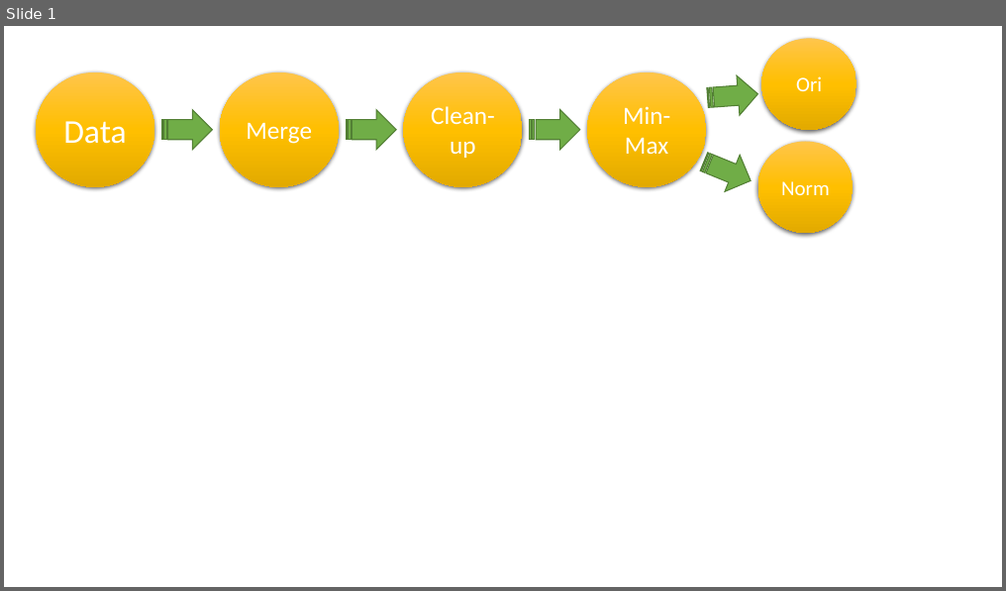
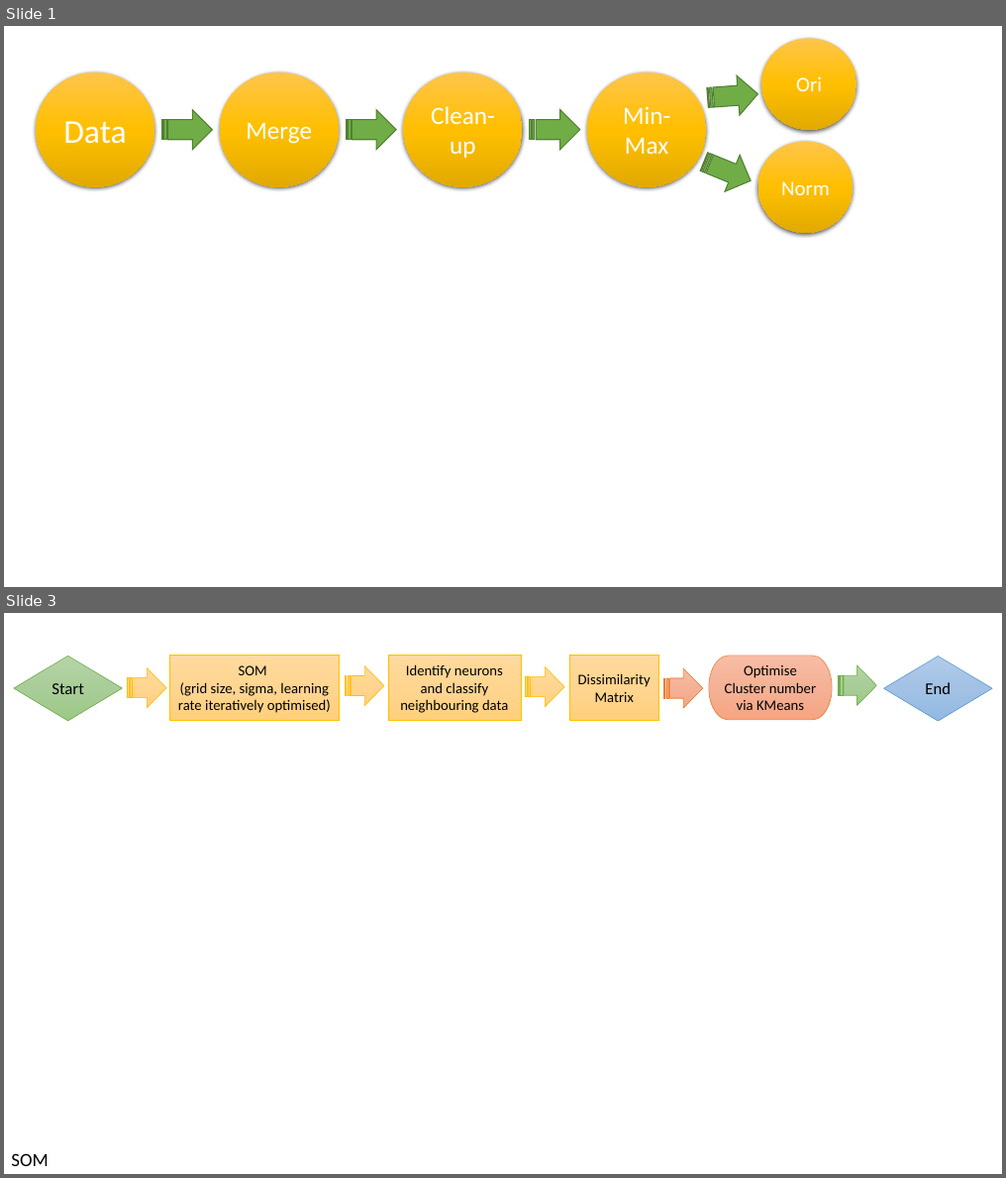
Before and after one commit to munishkumar-gh/munishkumar-gh.github.io, a slide deck: @Papers/Papers_SUSS/RT_diagram.pptx. Shown one above the other, each under a label of ours: slide 1 before the commit, slides 1 and 3 after it; the slides between them are not shown. The pictures are 1006x591 and 1006x1178 pixels, drawn with LibreOffice and Linux fonts; fonts in the diff are those of the drawing. Boxes give left, top, right and bottom in pixels: in the first picture for what was removed or moved away, otherwise in the second. Text is boxed around its words. In the diff, an @@ line names an element or a change of style, - is before the commit and + after.

```diff
--- a/@Papers/Papers_SUSS/RT_diagram.pptx
+++ b/@Papers/Papers_SUSS/RT_diagram.pptx
@@ slide 3 added at [4,613,1002,1174], background #FFFFFF @@
@@ diamond added at [14,656,122,721], fill gradient #B5D5A7 to #AACE9A to #9CC987, outline #70AD47 0.5 pt, 16 pt, text #000000 @@
+Start
@@ striped right arrow added at [128,668,166,708], fill gradient #FFDB9E to #FFD590 to #FFD07C, outline #FFC000 0.5 pt @@
@@ rectangle added at [170,656,340,720], fill gradient #FFDB9E to #FFD590 to #FFD07C, outline #FFC000 0.5 pt, 14 pt, text #000000 @@
+SOM
+(grid size, sigma, learning rate iteratively optimised)
@@ striped right arrow added at [346,666,384,706], fill gradient #FFDB9E to #FFD590 to #FFD07C, outline #FFC000 0.5 pt @@
@@ rectangle added at [388,656,521,720], fill gradient #FFDB9E to #FFD590 to #FFD07C, outline #FFC000 0.5 pt, 14 pt, text #000000 @@
+Identify neurons and classify neighbouring data
@@ striped right arrow added at [526,666,564,707], fill gradient #FFDB9E to #FFD590 to #FFD07C, outline #FFC000 0.5 pt @@
@@ rectangle added at [570,656,659,720], fill gradient #FFDB9E to #FFD590 to #FFD07C, outline #FFC000 0.5 pt, 14 pt, text #000000 @@
+Dissimilarity Matrix
@@ striped right arrow added at [664,668,703,708], fill gradient #F7BDA5 to #F5B196 to #F8A582, outline #ED7D31 0.5 pt @@
@@ pill shape added at [709,656,832,720], fill gradient #F7BDA5 to #F5B196 to #F8A582, outline #ED7D31 0.5 pt, 14 pt, text #000000 @@
+Optimise Cluster number via KMeans
@@ striped right arrow added at [838,665,877,705], fill gradient #B5D5A7 to #AACE9A to #9CC987, outline #70AD47 0.5 pt @@
@@ diamond added at [884,657,992,722], fill gradient #B1CBE9 to #A3C1E5 to #93B9E4, outline #5B9BD5 0.5 pt, 16 pt, text #000000 @@
+End
@@ text added at [11,1154,48,1166], 18 pt, text #000000 @@
+SOM
```
Also in this commit, not shown: 2 other slides added, 3 other files.
